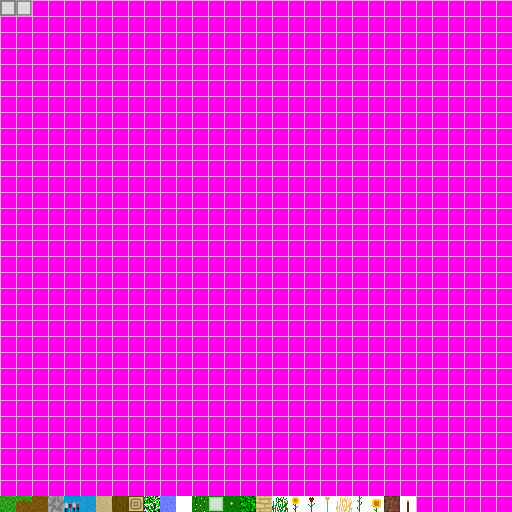
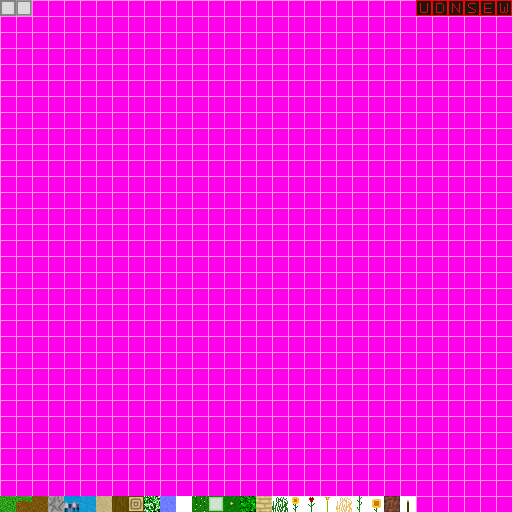
Layers edited between the first and the second 512 × 512 image:
painted on "Pasted Layer" over (x1=416, y1=0, x2=512, y2=16)
